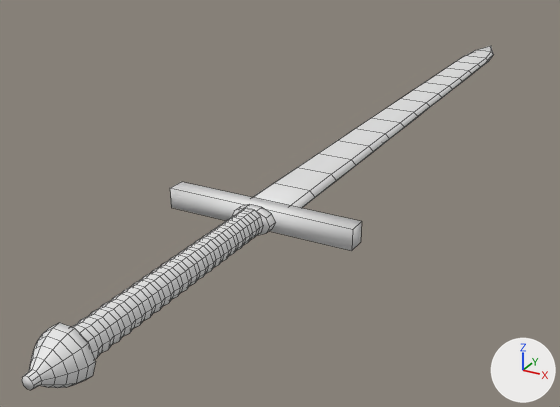
Renders of the FBX model Assets/_Project/Models/Weapons/Enemies/WPN_Greatsword_v01.fbx from each side of a commit.
Camera for both pictures: a 50 mm lens placed at (0.259, -0.405, 0.233), pointed at (-0.06, 0.176, -0.057). Arrows for +X, +Y and +Z are at lower right; the lights stay in place. The first picture is the older version. Mesh edges are drawn as thin lines. Where no turn or scale is listed for an object, it has been applied to the vertices.

Objects in the first picture: 'WPN_Greatsword_v01'.
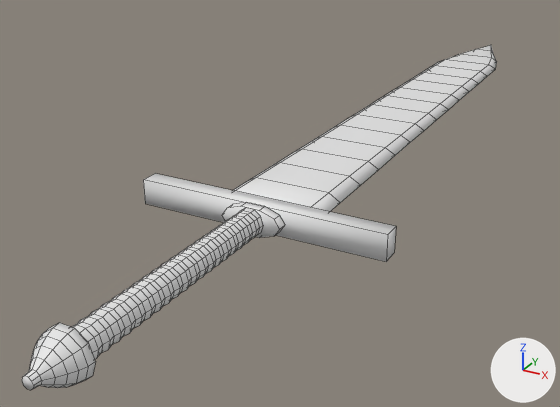
The change in detail:
me_wpn_greatsword_v01 is used by ob_wpn_greatsword_v01; location (0.0, 0.0, 0.0).
me_wpn_greatsword_v01 had 610 vertices, 580 faces and spanned x -0.075..0.075, y -0.19..0.665, z -0.016..0.016.
me_wpn_greatsword_v01 now has 610 vertices, 580 faces and spans x -0.1..0.1, y -0.19..0.665, z -0.016..0.016.
me_wpn_greatsword_v01 part 1: the loose piece of 8 vertices spanning x -0.075..0.075, y 0.03..0.045, z -0.008..0.008 is scaled about its middle by (1.33, 1, 1.25).
me_wpn_greatsword_v01 part 2: the loose piece of 20 vertices spanning x -0.016..0.016, y 0.022..0.03, z -0.01..0.01 is scaled about its middle by (1.5, 1, 1.1).
me_wpn_greatsword_v01 part 3: 98 of 610 vertices moved; they spanned x -0.021..0.021, y 0.045..0.665, z -0.005..0.004 and now span x -0.042..0.042, y 0.045..0.665, z -0.006..0.006; mean shift (0.0, 0.0, 0.0); largest move (0.021, 0.045, 0.0) -> (0.042, 0.045, 0.0).

Pixel boxes (x1, y1, x2, y2) of what changed, in the pictures (560 x 407 px; the box of a moved part takes in the faces that stretch with it):
'WPN_Greatsword_v01', reshaped: before (22, 46, 494, 390); after (22, 45, 497, 390)
part 1 of me_wpn_greatsword_v01, moved or reshaped: before (170, 182, 361, 251); after (143, 173, 396, 262)
part 2 of me_wpn_greatsword_v01, moved or reshaped: before (231, 204, 275, 236); after (222, 202, 285, 237)
part 3 of me_wpn_greatsword_v01, moved or reshaped: before (253, 46, 494, 208); after (233, 45, 497, 212)
